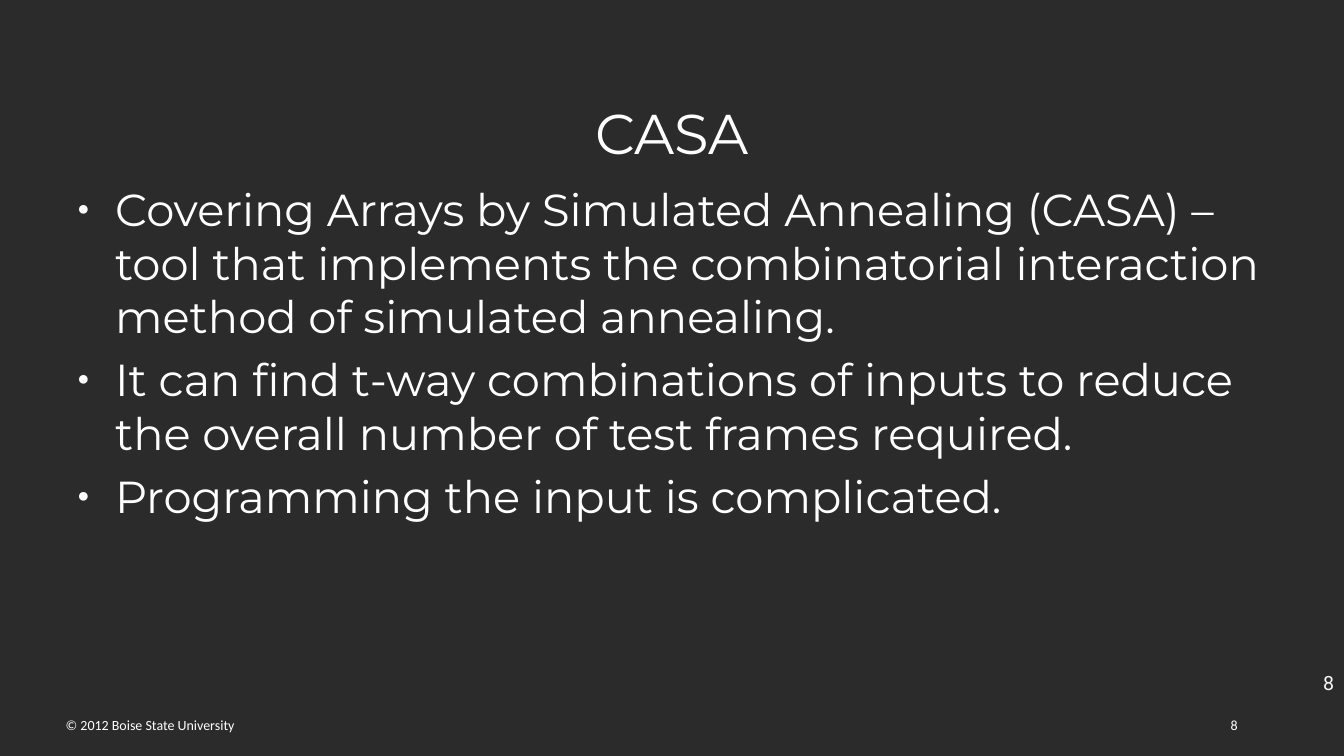
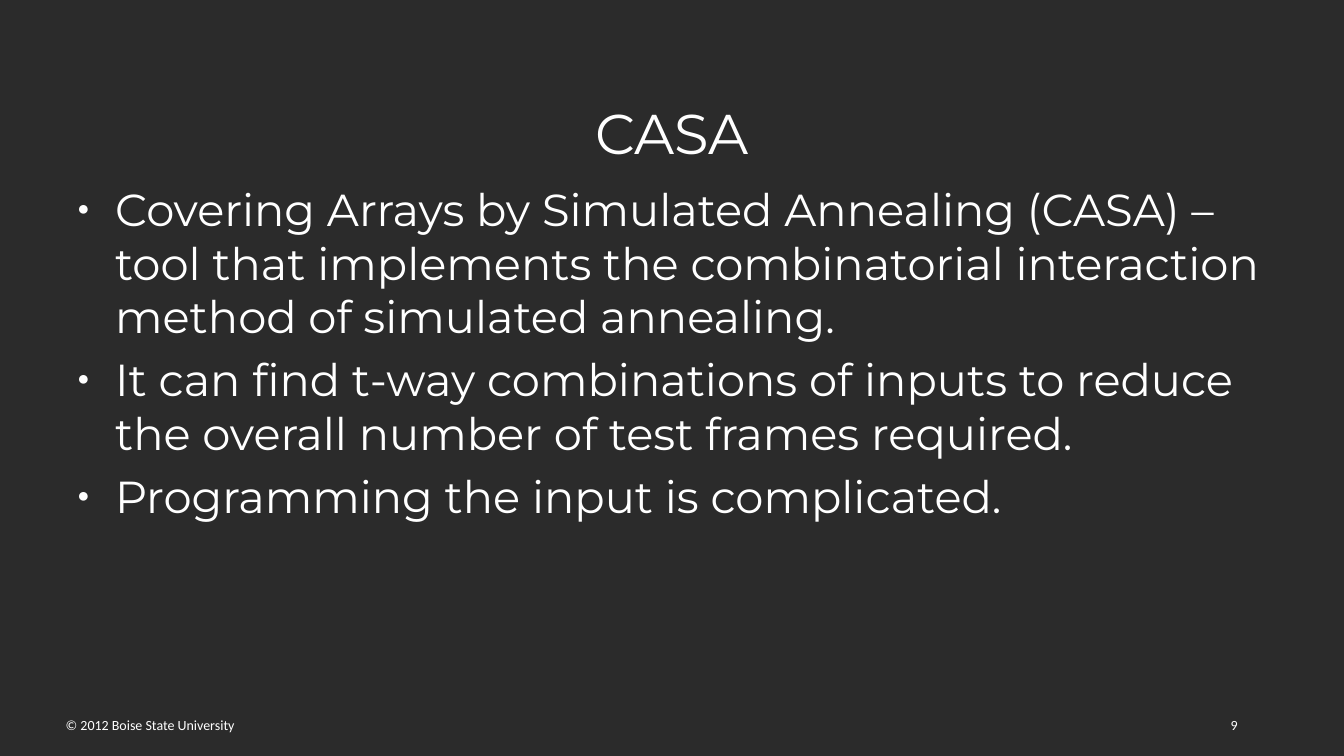
Before and after one commit to Panik-Kontrol/MastersProject, a slide deck: slide 9 of BoiseState_project_proposal.pptx (slide 8 before the commit). Drawn at 1344x756 pixels with LibreOffice and Linux fonts; fonts in the diff are those of the drawing; background and template pictures are left out; a plain dark background stands for a picture behind light text. Boxes give left, top, right and bottom in pixels: in the first picture for what was removed or moved away, otherwise in the second. Text is boxed around its words. In the diff, an @@ line names an element or a change of style, - is before the commit and + after.

```diff
--- a/BoiseState_project_proposal.pptx
+++ b/BoiseState_project_proposal.pptx
@@ page number removed at [1323,676,1334,690] @@
-8
@@ page number at [1231,721,1238,730]: text changed @@
-8
+9
```
Also in this commit, not shown: 12 other slides changed, 3 slides added.
